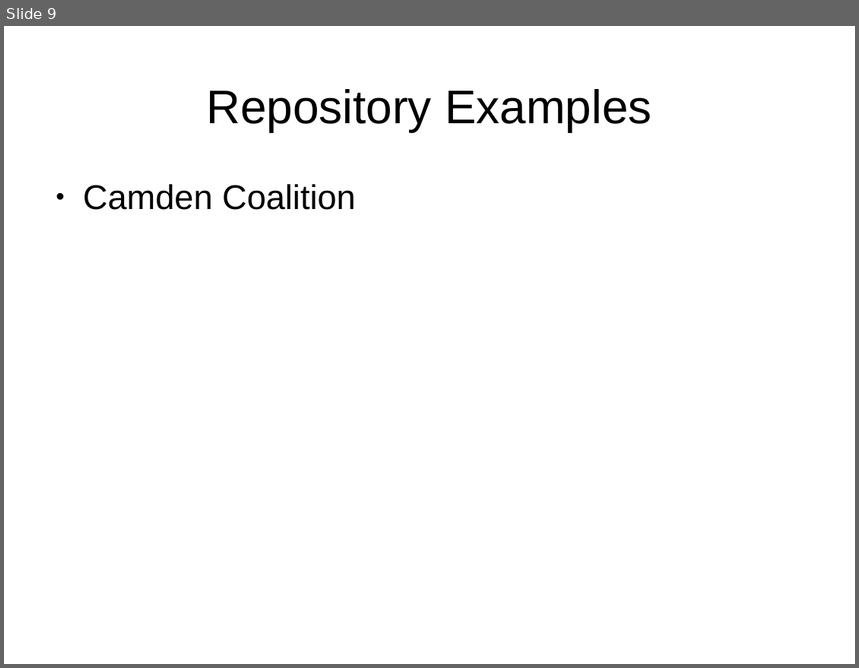
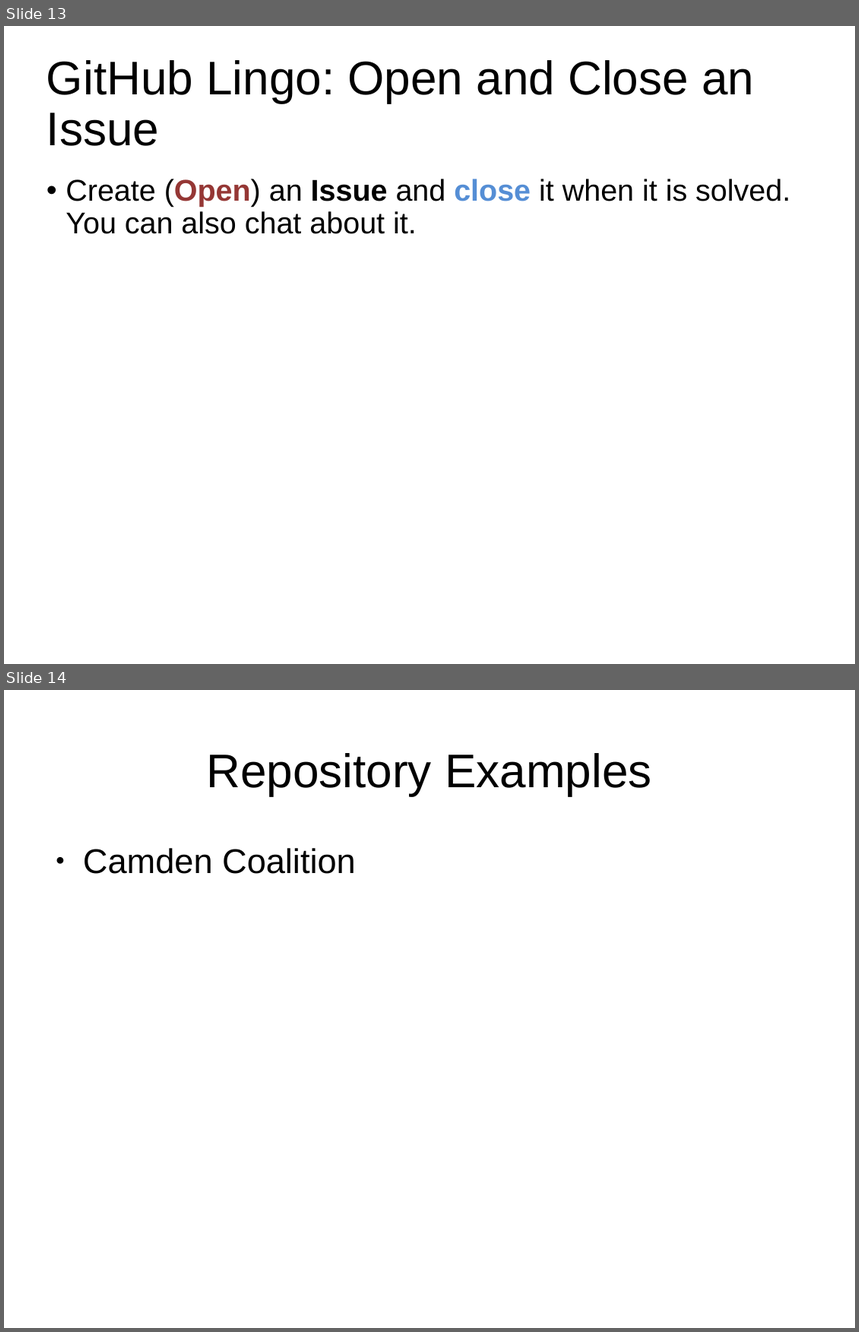
Before and after one commit to jamesclarence/github_presentation, a slide deck: github_demo_11082016.pptx. Shown one above the other, each under a label of ours: slide 9 before the commit, slides 13 and 14 after it. The pictures are 859x668 and 859x1332 pixels, drawn with LibreOffice and Linux fonts; fonts in the diff are those of the drawing. Boxes give left, top, right and bottom in pixels: in the first picture for what was removed or moved away, otherwise in the second. Text is boxed around its words. In the diff, an @@ line names an element or a change of style, - is before the commit and + after.

```diff
--- a/github_demo_11082016.pptx
+++ b/github_demo_11082016.pptx
@@ slide 13 added at (x1=4, y1=26, x2=855, y2=664), background #FFFFFF @@
@@ title added at (x1=47, y1=60, x2=754, y2=146), 44 pt, text #000000 @@
+GitHub Lingo: Open and Close an Issue
@@ text added at (x1=66, y1=179, x2=791, y2=234), 28 pt, text #000000 @@
+• Create (Open) an Issue and close it when it is solved. You can also chat about it.
@@ what was slide 9 is now slide 14 @@
```
Also in this commit, not shown: 5 slides changed, 4 other slides added, 3 other files.
